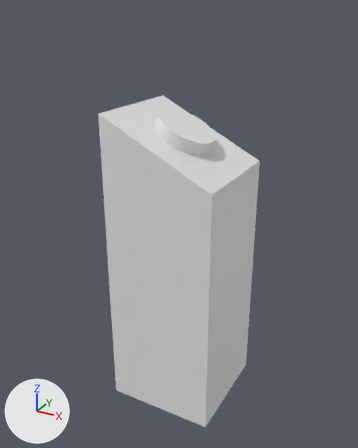
The Blender file assets/blend_files/ButtonOnPedestal.blend, before and after one commit.
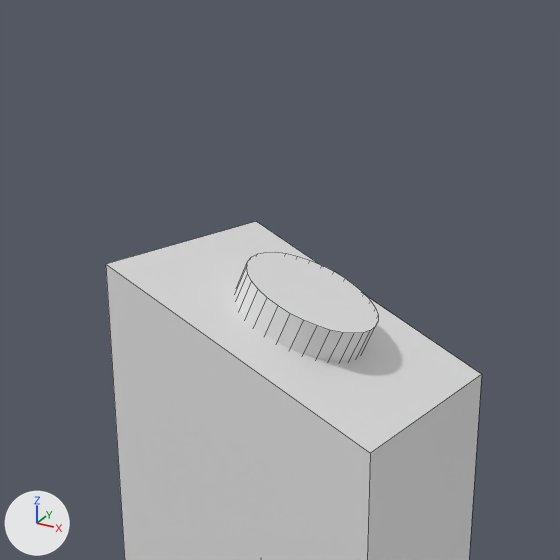
There are two pictures of each version: one whole from a camera (50 mm lens) standing at (0.972, -1.814, 1.805) and looking at (-0.022, -0.007, 0.901), one close up on the part from 15% to 82% of the width and 0% to 54% of the height. Arrows for +X, +Y and +Z are at lower left; the lights stay in place. The first two pictures are the older version. The close-ups show mesh edges as thin lines.

Objects in the first close-up: 'Cylinder', 'Pedestal'.
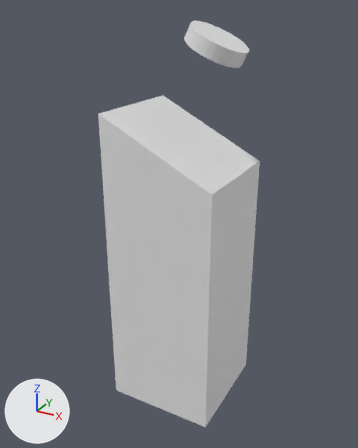
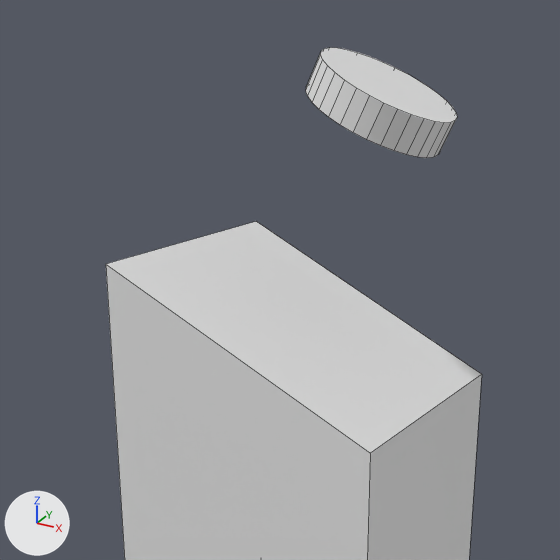
Boxes [x1, y1, x2, y2] around the edits, measured in the close-ups (560 x 560 px):
'Cylinder', moved: before [235, 252, 378, 361]; after [306, 48, 457, 158]

Patch to the scene script:
```diff
--- a/assets/blend_files/ButtonOnPedestal.blend.py
+++ b/assets/blend_files/ButtonOnPedestal.blend.py
@@ ob_cylinder @@
 ob_cylinder = bpy.data.objects.new('Cylinder', me_cylinder)
-ob_cylinder.location = (0.0, 0.0, 1.324)
+ob_cylinder.location = (0.092, 0.097, 1.667)
 ob_cylinder.rotation_euler = (0.0, 0.458, 0.0)  # degrees (0, 26, 0)
```
